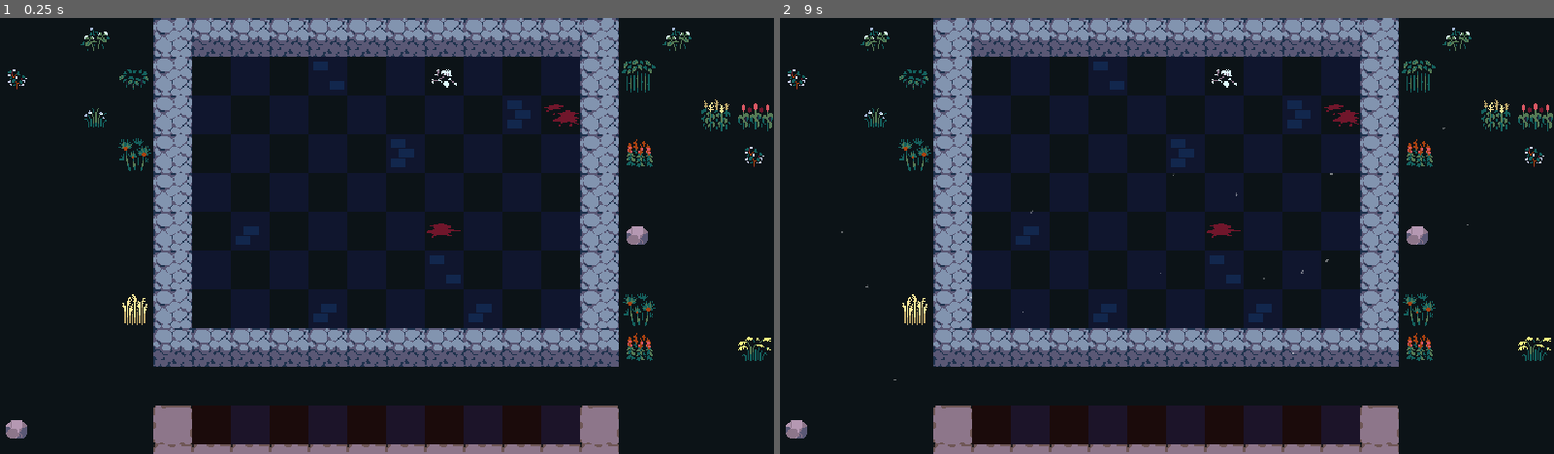
Above: before the commit, frames 1-2 (left to right).
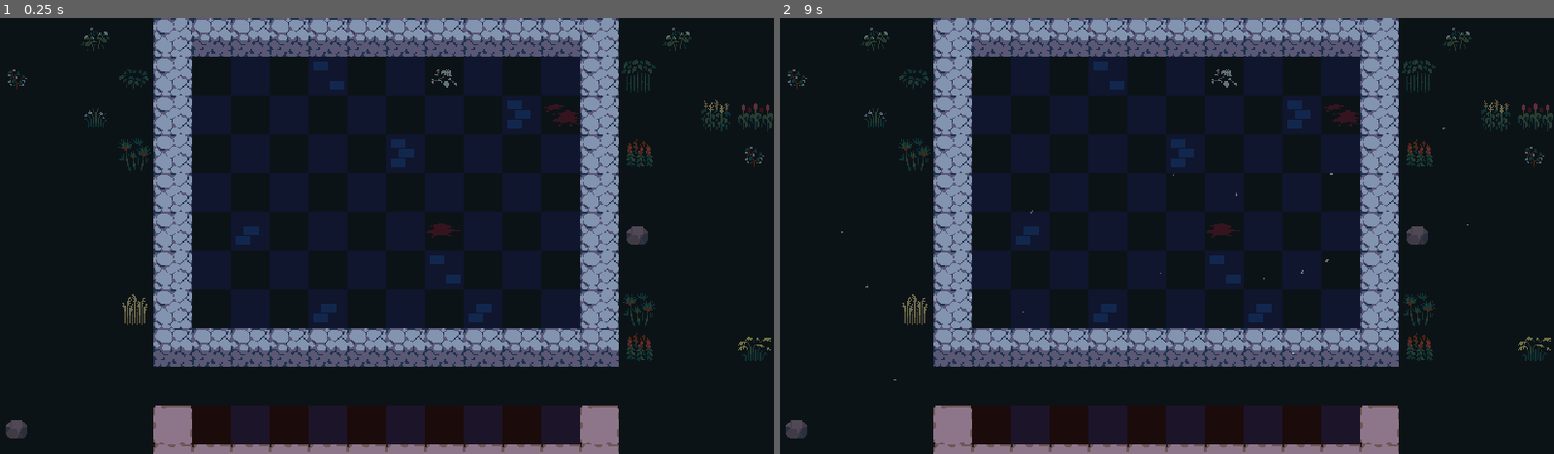
Above: after the commit, the same moments.

Repository: tnargy/AutoBattler
Game: Godot game, scene res://scenes/arena/arena.tscn
Two runs of this game, one before a commit and one after it. Both use one fixed random seed, a clock stepped at 60 frames per second and the inputs below.
Inputs:
- Up to frame 1 (0.25 s): no input
- Up to frame 2 (9 s): tap Enter at 0.5, 2, 3.5 s; tap Space at 1.25, 2.75, 5 s

The runs differ from the first frame. In frame 1, 1.6% of the frame differs, in the area x 0-100%, y 2-97%; in frame 2, 1.6%.

Commit message:
Added Unit and some Scripts

Diff:
--- /dev/null
+++ b/data/units/bjorn.tres
@@ -0,0 +1,10 @@
+[gd_resource type="Resource" script_class="UnitStats" load_steps=2 format=3 uid="uid://c74vpd2ke8rg2"]
+
+[ext_resource type="Script" path="res://data/units/unit_stats.gd" id="1_ibj15"]
+
+[resource]
+script = ExtResource("1_ibj15")
+name = "Bjorn"
+rarity = 0
+gold_cost = 1
+skin_coordinates = Vector2i(1, 3)
--- /dev/null
+++ b/data/units/unit_stats.gd
@@ -0,0 +1,24 @@
+class_name UnitStats
+extends Resource
+
+enum Rarity {COMMON, UNCOMMON, RARE, LEGENDARY}
+
+const RARITY_COLORS := {
+	Rarity.COMMON: Color("124a2e"),
+	Rarity.UNCOMMON: Color("1c527c"),
+	Rarity.RARE: Color("ab0979"),
+	Rarity.LEGENDARY: Color("ea940b"),
+}
+
+@export var name: String
+
+@export_category("Data")
+@export var rarity: Rarity
+@export var gold_cost := 1
+
+@export_category("Visuals")
+@export var skin_coordinates: Vector2i
+
+
+func _to_string() -> String:
+	return name
--- /dev/null
+++ b/scenes/arena/arena.gd
@@ -0,0 +1,6 @@
+class_name Arena
+extends Node2D
+
+const CELL_SIZE := Vector2(32, 32)
+const HALF_CELL_SIZE := Vector2(16, 16)
+const QUARTER_CELL_SIZE := Vector2(8, 8)
--- a/scenes/arena/arena.tscn
+++ b/scenes/arena/arena.tscn
@@ -1,5 +1,6 @@
-[gd_scene load_steps=6 format=4 uid="uid://dtn03ebo5jbud"]
+[gd_scene load_steps=7 format=4 uid="uid://dtn03ebo5jbud"]
 
+[ext_resource type="Script" path="res://scenes/arena/arena.gd" id="1_agggs"]
 [ext_resource type="TileSet" uid="uid://bk4xsprr46rja" path="res://scenes/arena/tileset.tres" id="1_cqjuv"]
 [ext_resource type="Texture2D" uid="uid://mbxv0ayrsu3d" path="res://assets/sprites/star_particle.png" id="2_hu2x5"]
 
@@ -26,6 +27,7 @@
 color = Color(1, 1, 1, 0.482353)
 
 [node name="Arena" type="Node2D"]
+script = ExtResource("1_agggs")
 metadata/_edit_lock_ = true
 
 [node name="Visuals" type="Node2D" parent="."]
@@ -37,6 +39,7 @@
 tile_set = ExtResource("1_cqjuv")
 
 [node name="Props" type="TileMapLayer" parent="Visuals"]
+modulate = Color(1, 1, 1, 0.403922)
 tile_map_data = PackedByteArray("AAAAAAEAAQAOABMAAAAAAAoAAQABABIAAAACAAAAAQAAABMAAAACAAIAAQABABMAAAADAAEAAQAEABMAAAADAA …(192 unchanged characters)…
 tile_set = ExtResource("1_cqjuv")
 
@@ -60,6 +63,7 @@
 metadata/_edit_group_ = true
 
 [node name="Decor" type="TileMapLayer" parent="GameArea"]
+modulate = Color(1, 1, 1, 0.415686)
 tile_map_data = PackedByteArray("AAAGAAAAAQABABUAAAAJAAEAAQAAABYAAAAGAAQAAQABABYAAAA=")
 tile_set = ExtResource("1_cqjuv")
 
--- /dev/null
+++ b/scenes/unit/unit.gd
@@ -0,0 +1,21 @@
+@tool
+class_name Unit
+extends Area2D
+
+@export var stats: UnitStats : set = set_stats
+
+@onready var skin: Sprite2D = $Skin
+@onready var health_bar: ProgressBar = $HealthBar
+@onready var mana_bar: ProgressBar = $ManaBar
+
+
+func set_stats(value: UnitStats) -> void:
+	stats = value
+
+	if value == null:
+		return
+
+	if not is_node_ready():
+		await ready
+
+	skin.region_rect.position = Vector2(stats.skin_coordinates) * Arena.CELL_SIZE
--- /dev/null
+++ b/scenes/unit/unit.tscn
@@ -0,0 +1,63 @@
+[gd_scene load_steps=9 format=3 uid="uid://dr0nb6qdo1tge"]
+
+[ext_resource type="Texture2D" uid="uid://cx1ivjobggp8n" path="res://assets/sprites/rogues.png" id="1_p3rt1"]
+[ext_resource type="Script" path="res://scenes/unit/unit.gd" id="1_uteyd"]
+[ext_resource type="Resource" uid="uid://c74vpd2ke8rg2" path="res://data/units/bjorn.tres" id="2_yawvl"]
+
+[sub_resource type="RectangleShape2D" id="RectangleShape2D_c1v6k"]
+size = Vector2(36, 36)
+
+[sub_resource type="StyleBoxFlat" id="StyleBoxFlat_1bljp"]
+bg_color = Color(0.231373, 0.113725, 0.0980392, 1)
+
+[sub_resource type="StyleBoxFlat" id="StyleBoxFlat_b0yre"]
+bg_color = Color(0, 0.733333, 0.313726, 1)
+border_width_left = 1
+border_width_top = 1
+border_width_right = 1
+border_width_bottom = 1
+border_color = Color(0.231373, 0.113725, 0.0980392, 1)
+
+[sub_resource type="StyleBoxFlat" id="StyleBoxFlat_rewe5"]
+bg_color = Color(0.231373, 0.113725, 0.0980392, 1)
+
+[sub_resource type="StyleBoxFlat" id="StyleBoxFlat_mamkk"]
+bg_color = Color(0, 0.654902, 0.937255, 1)
+border_width_left = 1
+border_width_top = 1
+border_width_right = 1
+border_width_bottom = 1
+border_color = Color(0.231373, 0.113725, 0.0980392, 1)
+
+[node name="Unit" type="Area2D"]
+script = ExtResource("1_uteyd")
+stats = ExtResource("2_yawvl")
+
+[node name="Skin" type="Sprite2D" parent="."]
+texture = ExtResource("1_p3rt1")
+offset = Vector2(16, 8)
+region_enabled = true
+region_rect = Rect2(32, 96, 32, 32)
+
+[node name="CollisionShape2D" type="CollisionShape2D" parent="."]
+position = Vector2(16, 8)
+shape = SubResource("RectangleShape2D_c1v6k")
+
+[node name="HealthBar" type="ProgressBar" parent="."]
+offset_left = 1.0
+offset_top = -20.0
+offset_right = 31.0
+offset_bottom = -14.0
+theme_override_styles/background = SubResource("StyleBoxFlat_1bljp")
+theme_override_styles/fill = SubResource("StyleBoxFlat_b0yre")
+value = 30.0
+show_percentage = false
+
+[node name="ManaBar" type="ProgressBar" parent="."]
+offset_left = 1.0
+offset_top = -15.0
+offset_right = 31.0
+offset_bottom = -11.0
+theme_override_styles/background = SubResource("StyleBoxFlat_rewe5")
+theme_override_styles/fill = SubResource("StyleBoxFlat_mamkk")
+show_percentage = false
